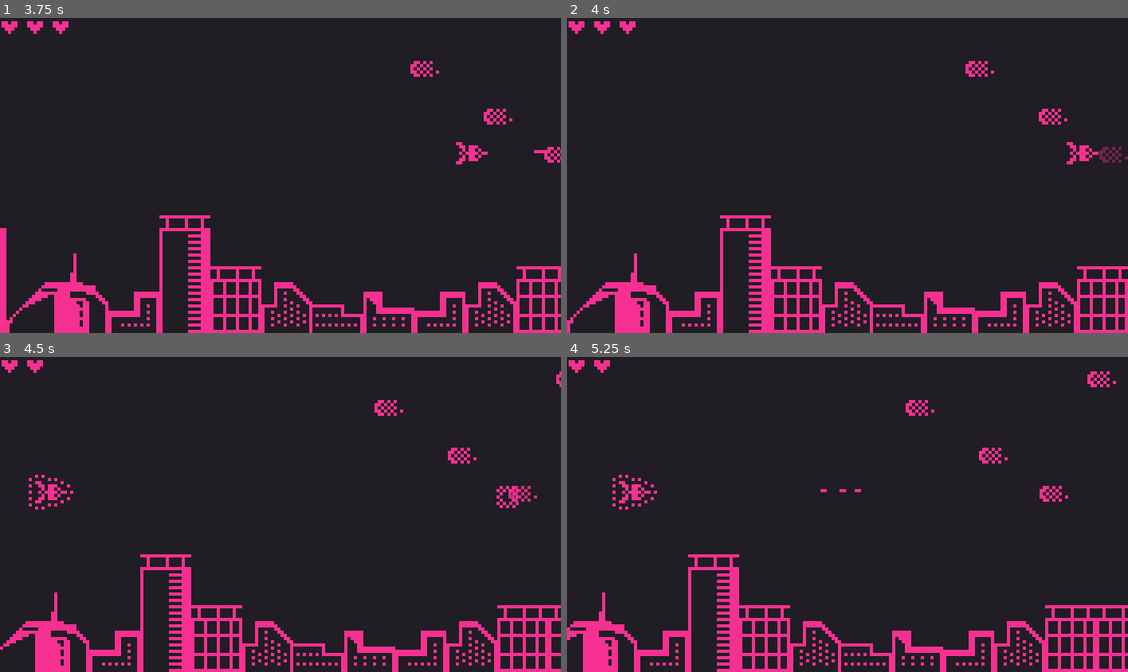
Above: before the commit, frames 1-4 (two rows, left to right).
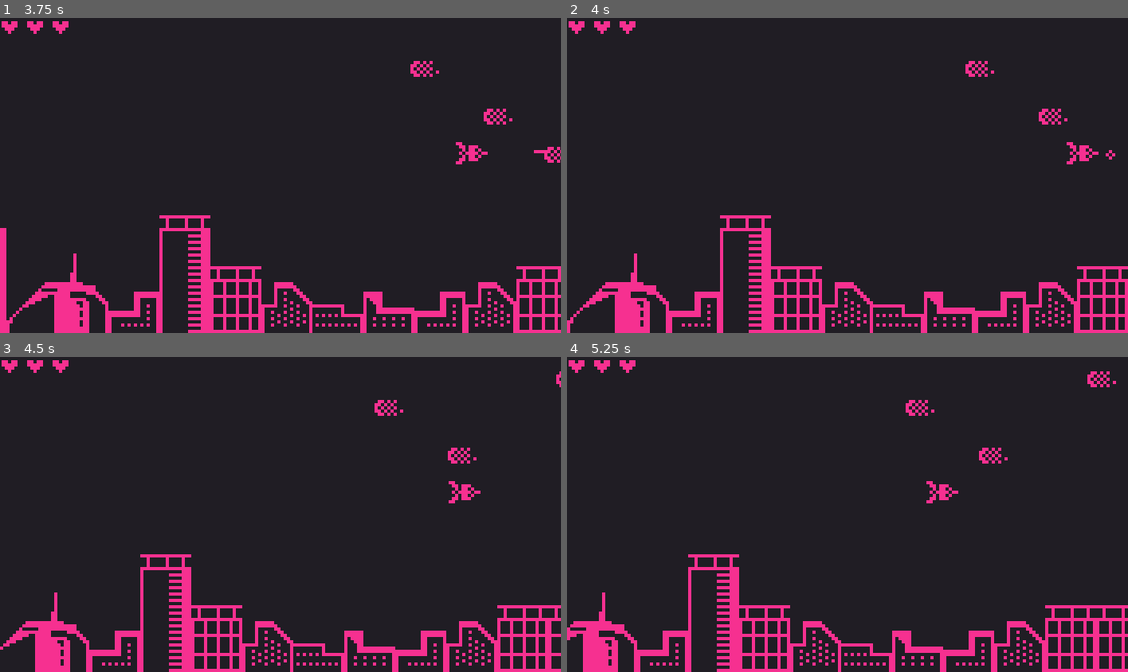
Above: after the commit, the same moments.

Repository: victor-romero-martinez/space-umpact
Game: Godot game, scene res://scenes/main.tscn
Two runs of this game, one before a commit and one after it. Both use one fixed random seed, a clock stepped at 60 frames per second and the inputs below.
Inputs:
- Up to frame 1 (3.75 s): tap Enter (ui_accept) at 0.5, 0.77, 1.52, 3.02 s; hold Right (ui_right) 0.53-2.03 s; hold Left (ui_left) 2.03-2.78 s; hold Right (ui_right) from 2.78 s (still down)
- Up to frame 2 (4 s): keep holding Right (ui_right); tap Enter (ui_accept) at 3.77 s
- Up to frame 3 (4.5 s): release Right (ui_right) at 4.28 s; hold Left (ui_left) from 4.28 s (still down)
- Up to frame 4 (5.25 s): tap Enter (ui_accept) at 4.52 s; release Left (ui_left) at 5.03 s; hold Right (ui_right) from 5.03 s (still down)

Frame 1 is identical in both runs. In frame 2, 0.1% of the frame differs, in the area x 94-100%, y 40-46%; in frame 3, 0.7%, in the area x 5-96%, y 1-49%; in frame 4, 0.7%.

Commit message:
fix: enemy damage

Diff:
--- a/levels/level_1/boss_chunk.tscn
+++ b/levels/level_1/boss_chunk.tscn
@@ -28,3 +28,7 @@
 
 [node name="FinalPosition" type="Marker2D" parent="."]
 position = Vector2(143, 34)
+
+[node name="TextureProgressBar" type="TextureProgressBar" parent="."]
+offset_right = 40.0
+offset_bottom = 40.0
--- a/scripts/enemy.gd
+++ b/scripts/enemy.gd
@@ -57,11 +57,7 @@
 	tween.tween_property($AnimatedSprite2D, "modulate:a", 1.0, _tween_timer).from(_tween_timer)
 
 
-func apply_damge():
-	_set_blinking()
-
-
-func make_boom():
+func _make_boom():
 	if not explotion_scene:
 		push_error('Explotion PackScene is missing')
 	else:
@@ -70,6 +66,12 @@
 		add_sibling(boom)
 
 		queue_free()
+
+
+func apply_damge():
+	health -= 1
+	_set_blinking()
+	if health == 0: _make_boom()
 
 
 func _make_bullets():
